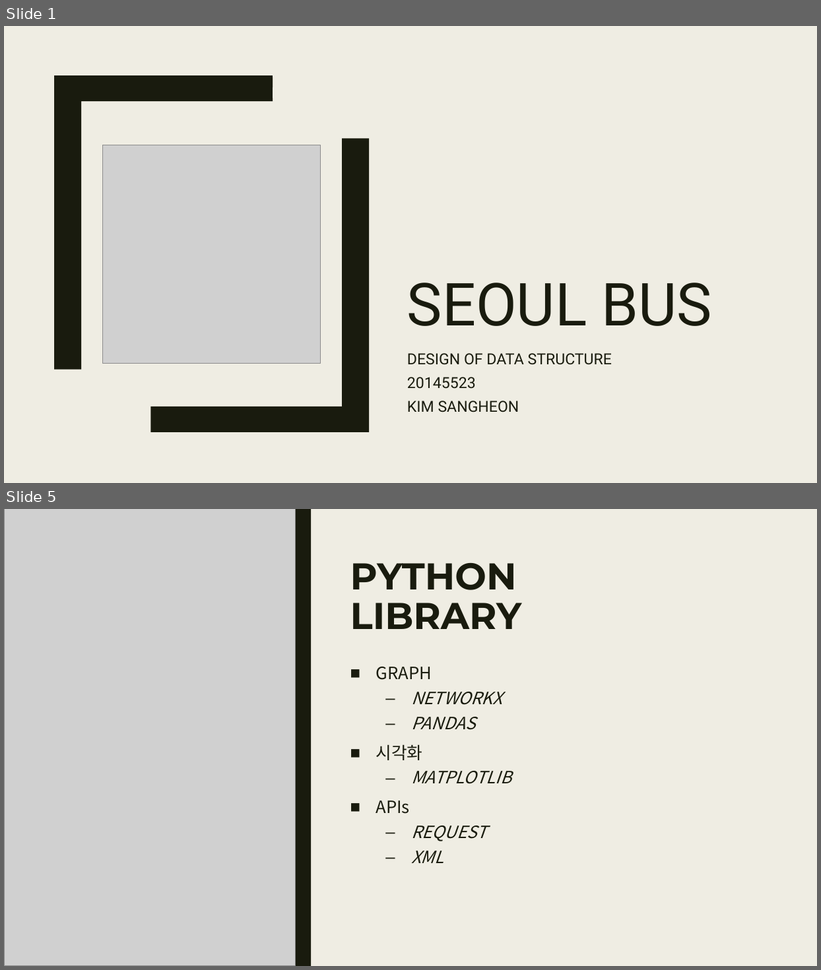
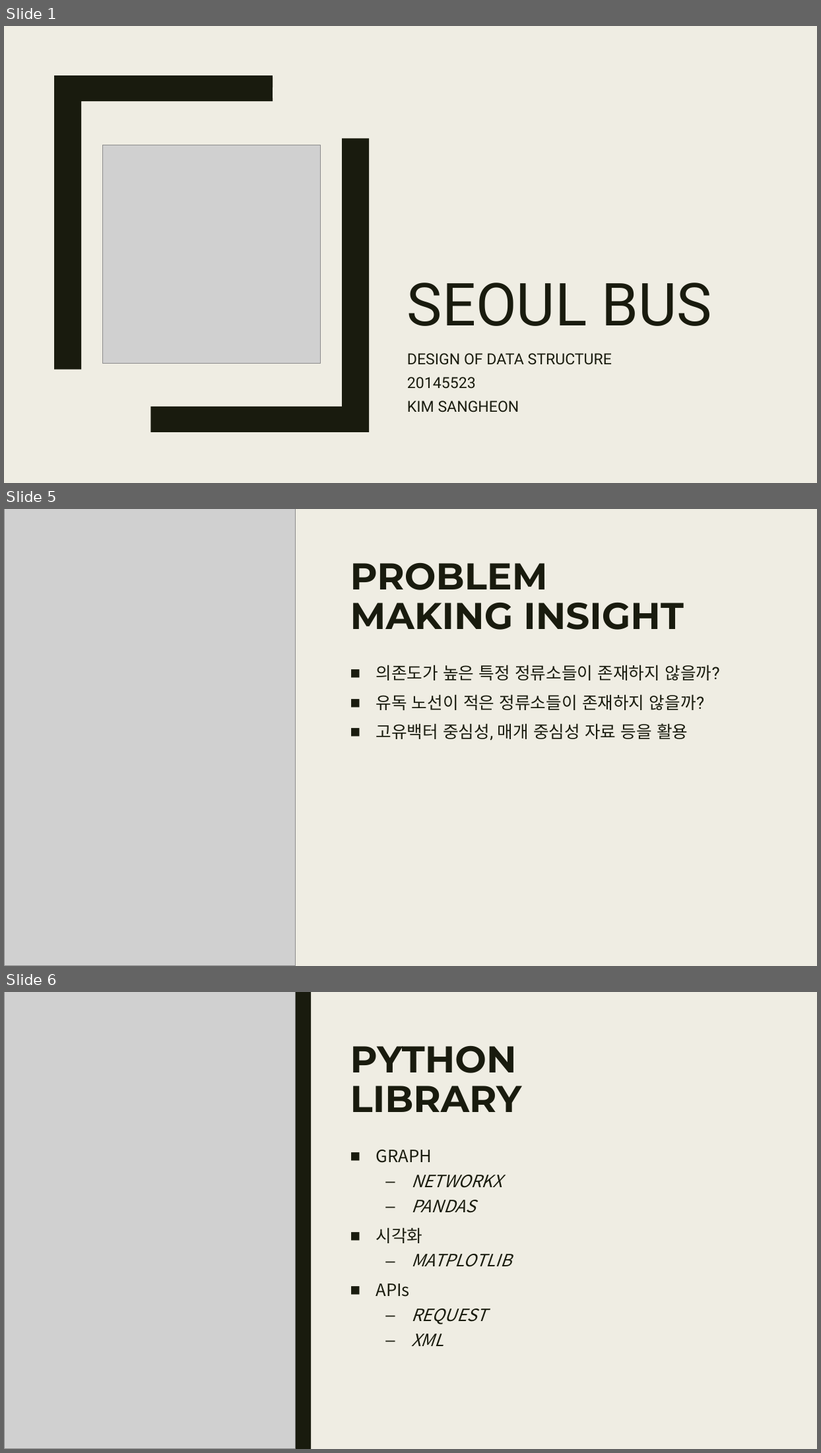
Before and after one commit to comnamu18/SeoulBus, a slide deck: 발표자료/3주차/자구설_2주차_Final.pptx. Shown one above the other, each under a label of ours: slides 1 and 5 before the commit, slides 1, 5 and 6 after it; the slides between them are not shown. The pictures are 821x970 and 821x1453 pixels, drawn with LibreOffice and Linux fonts; fonts in the diff are those of the drawing; grey boxes stand for pictures. Boxes give left, top, right and bottom in pixels: in the first picture for what was removed or moved away, otherwise in the second. Text is boxed around its words. In the diff, an @@ line names an element or a change of style, - is before the commit and + after.

```diff
--- a/발표자료/3주차/자구설_2주차_Final.pptx
+++ b/발표자료/3주차/자구설_2주차_Final.pptx
@@ slide 5 added at box(4, 509, 817, 966), background #EFEDE3; not listed: 1 template element that a slide beside it also shows @@
@@ picture added at box(4, 509, 296, 966) @@
@@ title added at box(350, 563, 684, 630), 44 pt, text #191B0E, bold @@
+PROBLEM
+MAKING INSIGHT
@@ text added at box(376, 665, 719, 741), 20 pt, text #191B0E @@
+■ 의존도가 높은 특정 정류소들이 존재하지 않을까?
+■ 유독 노선이 적은 정류소들이 존재하지 않을까?
+■ 고유백터 중심성, 매개 중심성 자료 등을 활용
@@ what was slide 5 is now slide 6 @@
```
Also in this commit, not shown: 3 slides changed.
